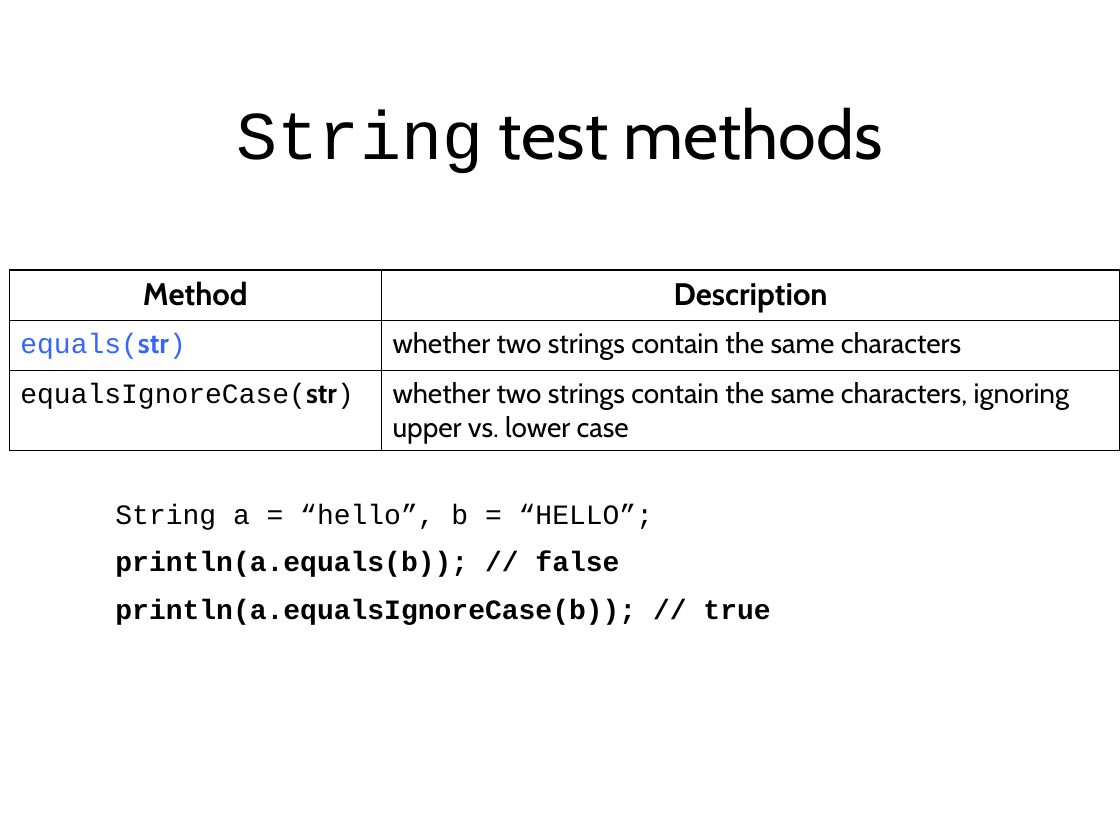
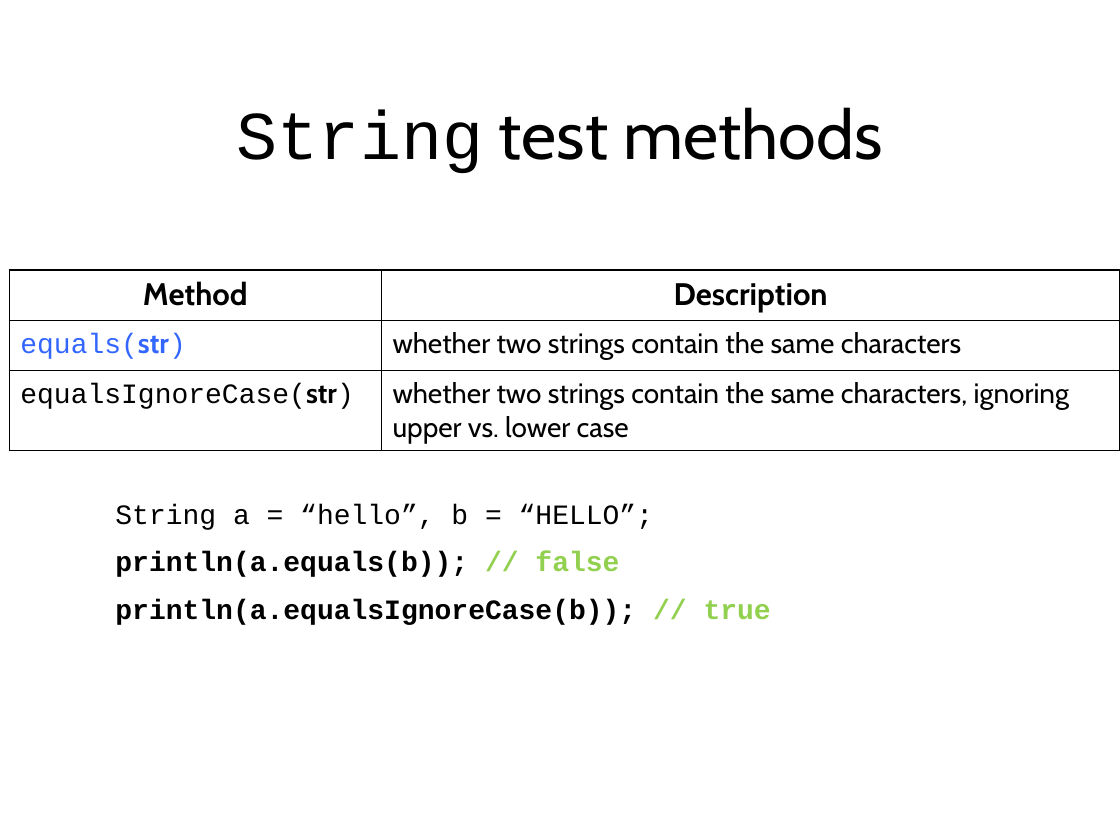
Before and after one commit to LongBaoNguyen/longbaonguyen.github.io, a slide deck: slide 10 of courses/apcsp/lecture14.ppt. Drawn at 1120x840 pixels with LibreOffice and Linux fonts; fonts in the diff are those of the drawing; background and template pictures are left out. Boxes give left, top, right and bottom in pixels: in the first picture for what was removed or moved away, otherwise in the second. Text is boxed around its words. In the diff, an @@ line names an element or a change of style, - is before the commit and + after.

```diff
--- a/courses/apcsp/lecture14.ppt
+++ b/courses/apcsp/lecture14.ppt
@@ text at box(115, 552, 771, 625): text colour #000000 to #92D050 in "// false", "// true" @@
```
Also in this commit, not shown: 7 other slides changed, 1 slide removed, 12 other files.
